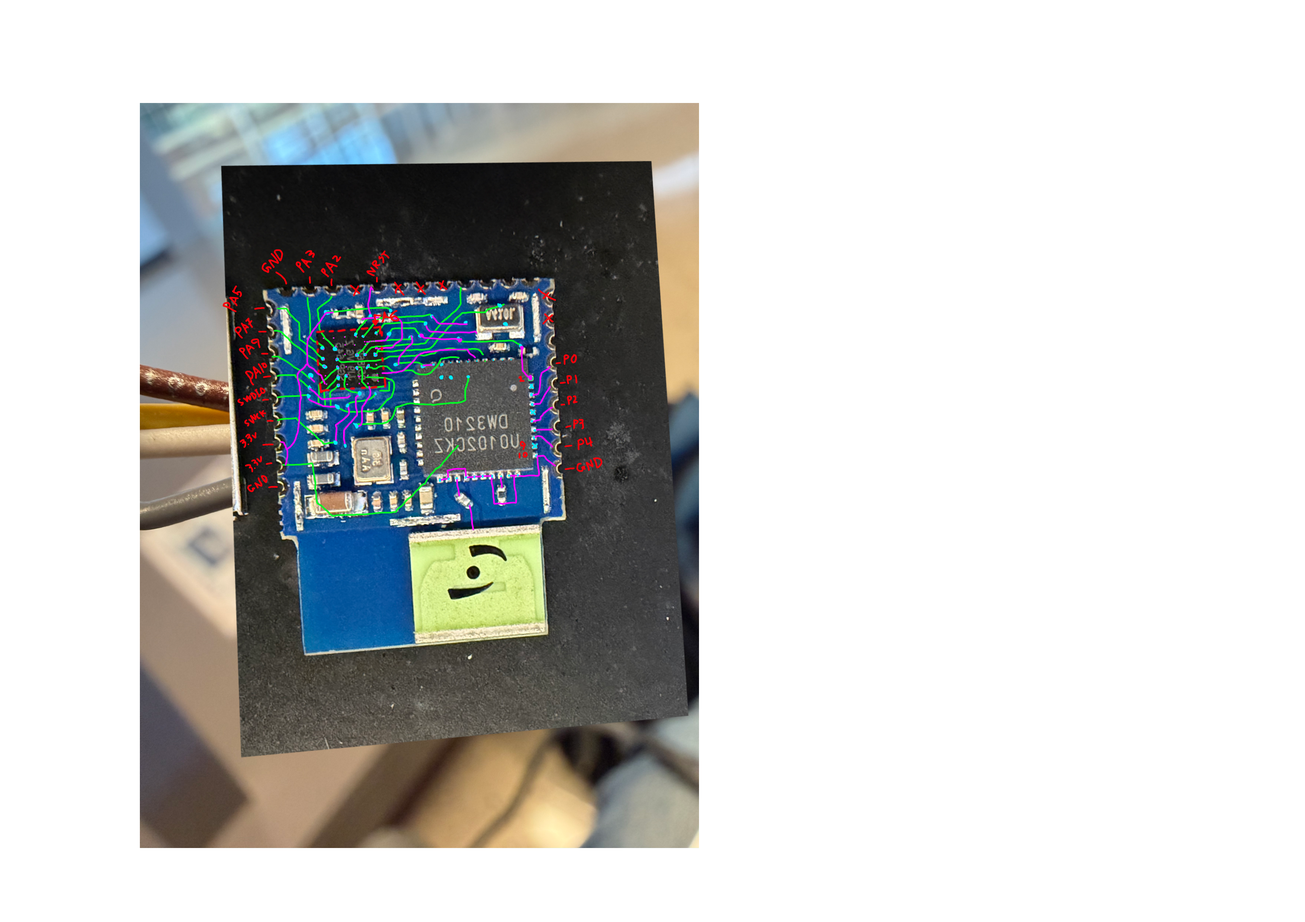
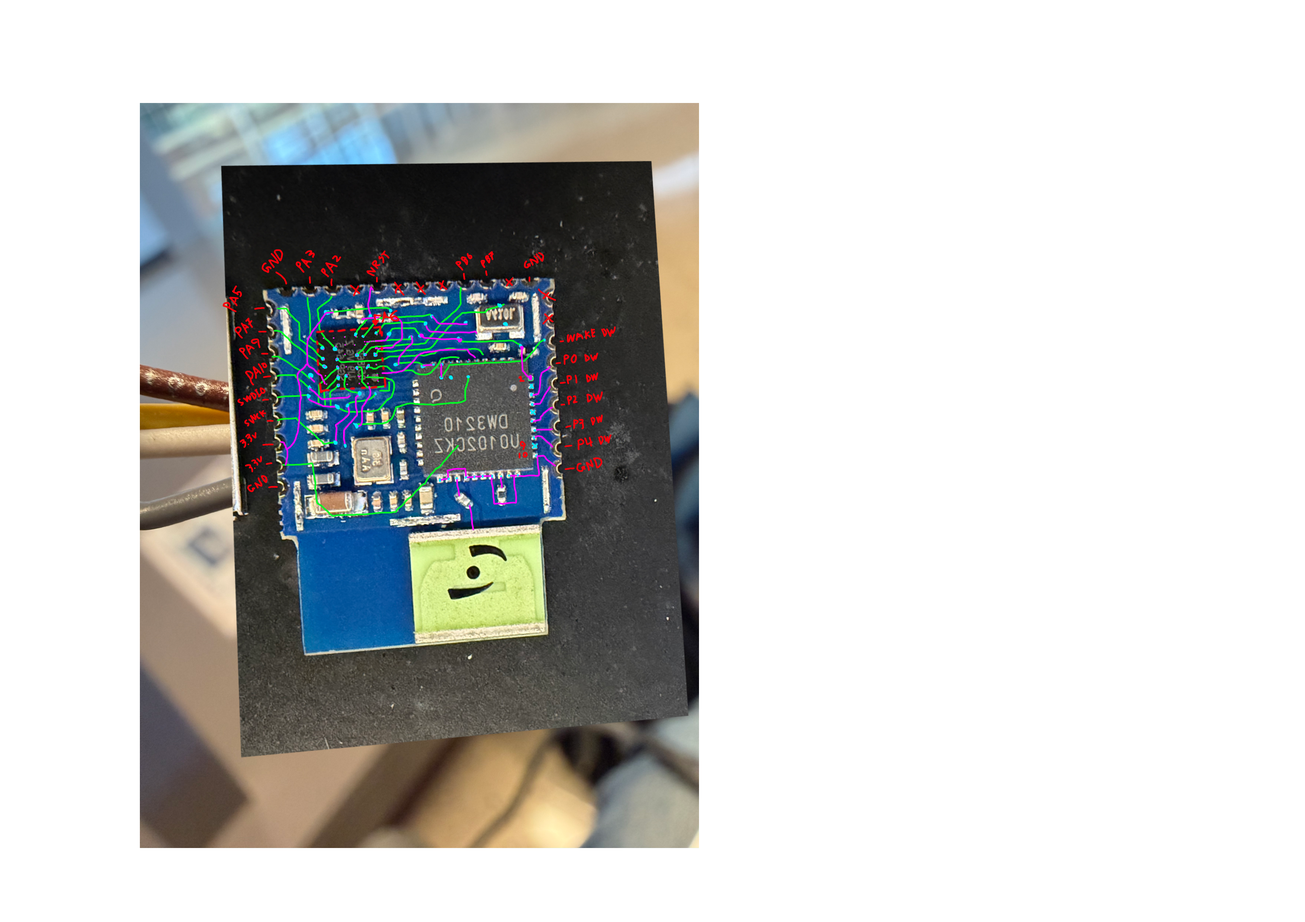
Before/after of a 1305 x 922 layered artwork. What changed in the layer stack:
painted on "Paint Layer 1" over [439, 251, 616, 446]
painted on "Chip side" over [439, 251, 616, 446]
painted on "Back side" over [439, 285, 572, 379]
painted on "Back Picture" over [439, 251, 616, 446]
painted on "Chip Picture" over [439, 251, 616, 446]
